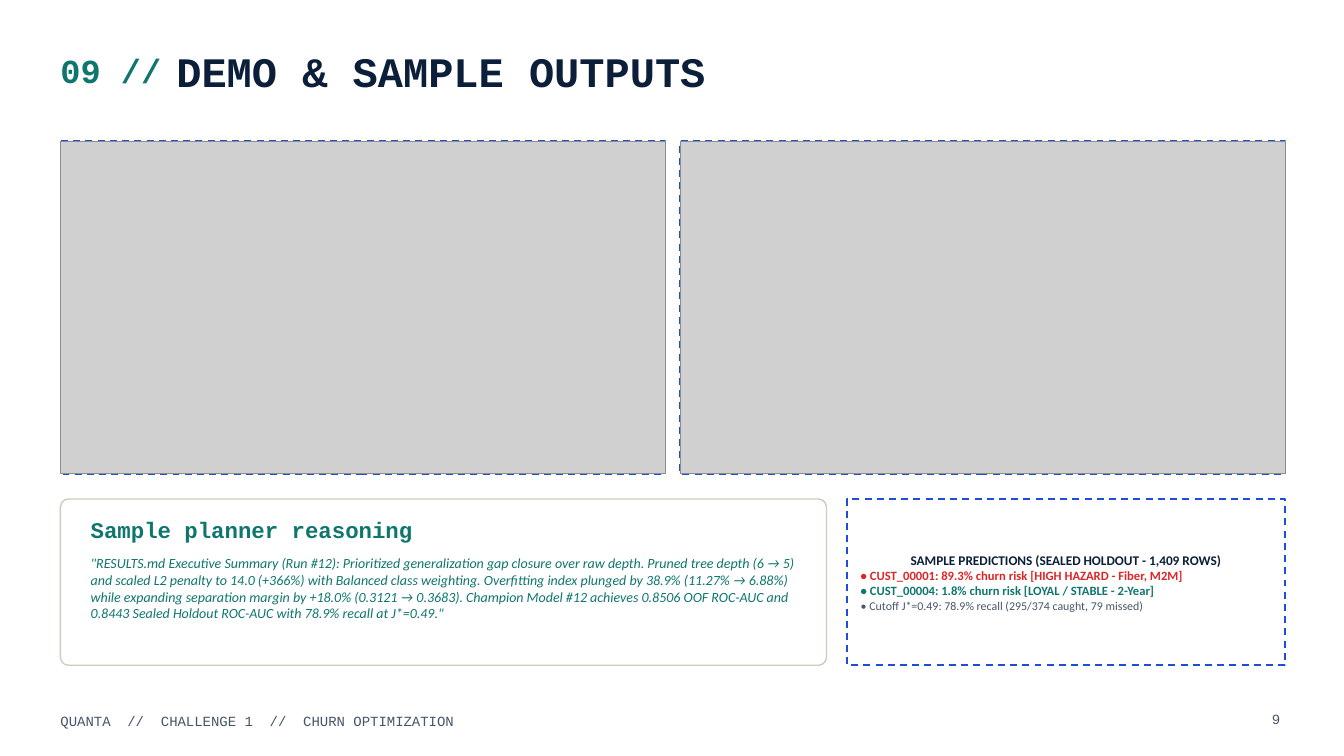
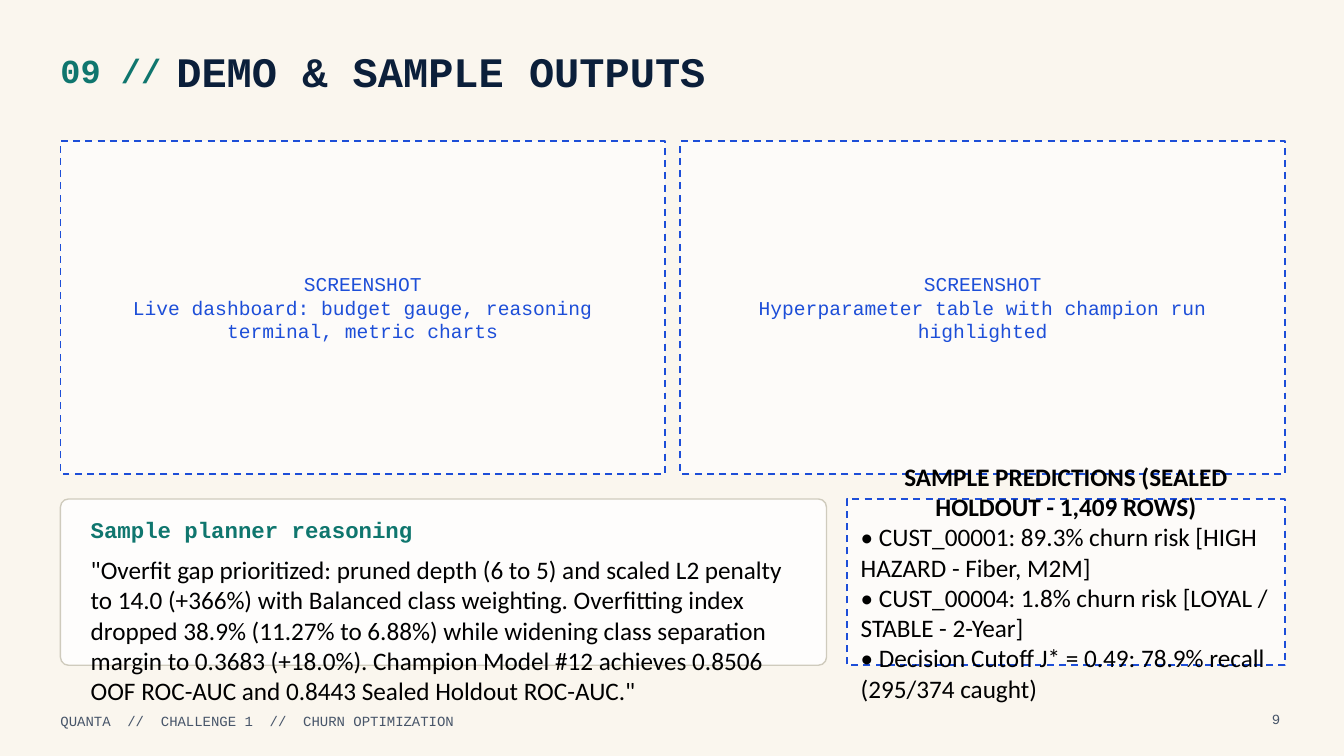
Before and after one commit to uday0214/IOTAxEngimaHackathon, a slide deck: slide 9 of ppt/QUANTA_PPT_FINAL.pptx. Drawn at 1344x756 pixels with LibreOffice and Linux fonts; fonts in the diff are those of the drawing; grey boxes stand for pictures; background and template pictures are left out. Boxes give left, top, right and bottom in pixels: in the first picture for what was removed or moved away, otherwise in the second. Text is boxed around its words. In the diff, an @@ line names an element or a change of style, - is before the commit and + after.

Commit message:
style(ppt): restore exact template design with cream background across all slides

```diff
--- a/ppt/QUANTA_PPT_FINAL.pptx
+++ b/ppt/QUANTA_PPT_FINAL.pptx
@@ background picture (left out) to #FAF6EE @@
@@ picture removed at bbox=[60, 141, 665, 474] @@
@@ picture removed at bbox=[681, 141, 1286, 474] @@
@@ text added at bbox=[133, 278, 592, 342], 14 pt, text #1D4ED8 @@
+SCREENSHOT
+Live dashboard: budget gauge, reasoning terminal, metric charts
@@ text added at bbox=[759, 278, 1206, 342], 14 pt, text #1D4ED8 @@
+SCREENSHOT
+Hyperparameter table with champion run highlighted
@@ text at bbox=[861, 467, 1256, 641]: size 9.5 to 18 pt, text colour #0B1F3A to #000000 in "SAMPLE PREDICTIONS (SEALED HOLDOUT - 1,409 ROWS)"; size 9 to 18 pt, bold off in "• CUST_00001: 89.3% churn risk [HIGH HAZARD ...", "• CUST_00004: 1.8% churn risk [LOYAL / ..."; text colour #DC2626 to #000000 in "• CUST_00001: 89.3% churn risk [HIGH HAZARD ..."; text colour #0F766E to #000000 in "• CUST_00004: 1.8% churn risk [LOYAL / ..." @@
@@ text at bbox=[91, 561, 782, 701]: text changed; size 10 to 18 pt; text colour #0F766E to #000000; italic off @@
-"RESULTS.md Executive Summary (Run #12): Prioritized generalization gap closure over raw depth. Pruned tree depth (6 → 5) and scaled L2 penalty to 14.0 (+366%) with Balanced class weighting. Overfitting index plunged by 38.9% (11.27% → 6.88%) while expanding separation margin by +18.0% (0.3121 → 0.3683). Champion Model #12 achieves 0.8506 OOF ROC-AUC and 0.8443 Sealed Holdout ROC-AUC with 78.9% recall at J*=0.49."
+"Overfit gap prioritized: pruned depth (6 to 5) and scaled L2 penalty to 14.0 (+366%) with Balanced class weighting. Overfitting index dropped 38.9% (11.27% to 6.88%) while widening class separation margin to 0.3683 (+18.0%). Champion Model #12 achieves 0.8506 OOF ROC-AUC and 0.8443 Sealed Holdout ROC-AUC."
@@ text at bbox=[861, 649, 1264, 703]: text changed; size 8.5 to 18 pt; text colour #475569 to #000000 @@
-• Cutoff J*=0.49: 78.9% recall (295/374 caught, 79 missed)
+• Decision Cutoff J* = 0.49: 78.9% recall (295/374 caught)
```
Also in this commit, not shown: 9 other slides changed, 1 other file.
